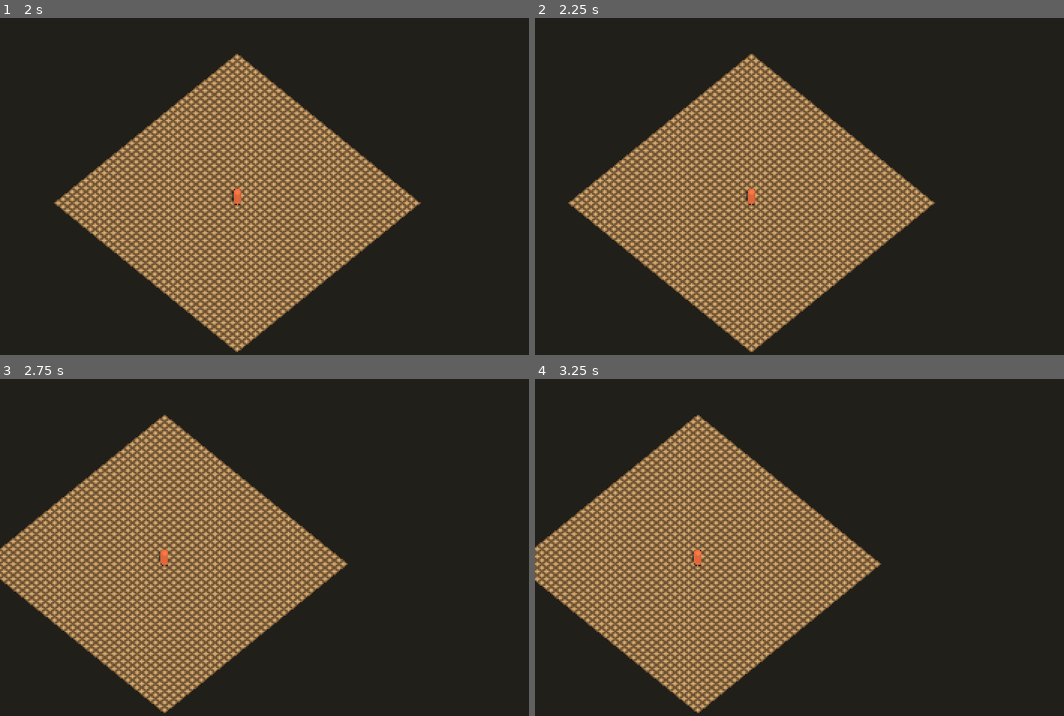
Above: before the commit, frames 1-4 (two rows, left to right).
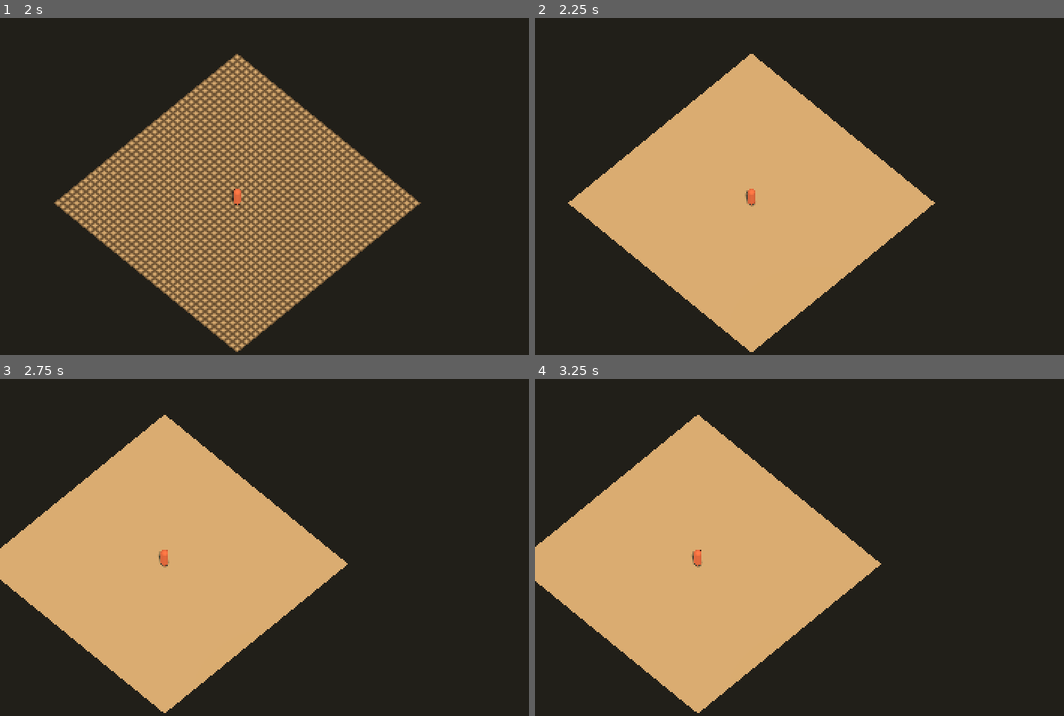
Above: after the commit, the same moments.

Repository: jaredbahr/foolskitchen
Game: Godot game, scene res://src/world/main.tscn
Two runs of this game, one before a commit and one after it. Both use one fixed random seed, a clock stepped at 60 frames per second and the inputs below.
Inputs (mouse positions are in pixels of both pictures, inside the frame that each line leads up to):
- Up to frame 1 (2 s): tap Enter at 0.5 s; move the mouse to (433, 169) at 0.52 s; hold D 0.53-1.25 s; tap Q at 0.6 s; click (433, 169) at 0.67 s; drag from (179, 203) to (269, 253) at 1.27 s
- Up to frame 2 (2.25 s): tap Space at 2 s; move the mouse to (894, 112) at 2.02 s; hold D from 2.03 s (still down); tap G at 2.1 s
- Up to frame 3 (2.75 s): keep holding D
- Up to frame 4 (3.25 s): release D at 2.75 s; drag from (804, 614) to (656, 496) at 2.77 s

Frame 1 is identical in both runs. In frame 2, 25% of the frame differs, in the area x 6-76%, y 10-100%; in frame 3, 24%; in frame 4, 24%.

Commit message:
Bind grid controls to each scene floor material

Diff:
--- a/src/world/camera_rig.gd
+++ b/src/world/camera_rig.gd
@@ -29,8 +29,16 @@
 @export_range(0.1, 30.0, 0.1) var rotation_response: float = 10.0
 
 @export_group("Test floor")
-## The floor and rig share this scene-local material, without cross-node paths.
-@export var grid_material: ShaderMaterial
+## The containing scene supplies its actual floor node. Exporting the material
+## itself would duplicate a scene-local Resource across the rig scene boundary.
+@export var grid_floor: MeshInstance3D
+
+## Always use the material rendered by this floor instance, never a copied one.
+var grid_material: ShaderMaterial:
+	get:
+		if not is_instance_valid(grid_floor):
+			return null
+		return grid_floor.material_override as ShaderMaterial
 
 var grid_visible: bool = true
 var _camera: Camera3D
@@ -194,5 +202,6 @@
 
 
 func _apply_grid() -> void:
-	if grid_material != null:
-		grid_material.set_shader_parameter("grid_visible", grid_visible)
+	var material: ShaderMaterial = grid_material
+	if material != null:
+		material.set_shader_parameter("grid_visible", grid_visible)
--- a/src/world/main.tscn
+++ b/src/world/main.tscn
@@ -48,5 +48,5 @@
 position = Vector3(0, 0.875, 0)
 mesh = SubResource("CapsuleMesh_reference")
 
-[node name="CameraRig" parent="." instance=ExtResource("1_camera")]
-grid_material = SubResource("ShaderMaterial_grid")
+[node name="CameraRig" parent="." node_paths=PackedStringArray("grid_floor") instance=ExtResource("1_camera")]
+grid_floor = NodePath("../TestFloor")
--- a/tests/world/test_camera_rig.gd
+++ b/tests/world/test_camera_rig.gd
@@ -1,5 +1,5 @@
 extends TestCase
-## Source-level camera behavior checks; visual feel still requires a playtest.
+## Camera behavior checks; visual feel still requires a playtest.
 
 const RigScene: PackedScene = preload("res://src/world/camera_rig.tscn")
 const MainScene: PackedScene = preload("res://src/world/main.tscn")
@@ -125,7 +125,36 @@
 	assert_false(rig.grid_visible)
 	assert_eq(rig.grid_material.get_shader_parameter("grid_visible"), false)
 	var floor: MeshInstance3D = main.get_node("TestFloor") as MeshInstance3D
+	assert_true(rig.grid_floor == floor, "the exported node binds to the containing scene's floor")
 	assert_true(floor.material_override == rig.grid_material)
+	var material: ShaderMaterial = floor.material_override as ShaderMaterial
+	assert_eq(material.get_shader_parameter("grid_visible"), false, "G changes the material actually rendered by the floor")
+
+
+func test_grid_material_is_shared_within_each_main_and_isolated_between_mains() -> void:
+	var first: Node3D = MainScene.instantiate() as Node3D
+	var second: Node3D = MainScene.instantiate() as Node3D
+	_nodes.append(first)
+	_nodes.append(second)
+	var first_rig: CameraRig = first.get_node("CameraRig") as CameraRig
+	var second_rig: CameraRig = second.get_node("CameraRig") as CameraRig
+	var first_floor: MeshInstance3D = first.get_node("TestFloor") as MeshInstance3D
+	var second_floor: MeshInstance3D = second.get_node("TestFloor") as MeshInstance3D
+	first_rig.reset_view()
+	second_rig.reset_view()
+	assert_true(first_rig.grid_floor == first_floor)
+	assert_true(second_rig.grid_floor == second_floor)
+	assert_true(first_rig.grid_material == first_floor.material_override)
+	assert_true(second_rig.grid_material == second_floor.material_override)
+	assert_true(first_floor.material_override != second_floor.material_override,
+		"each main instance retains its own scene-local material")
+	first_rig.toggle_grid()
+	var first_material: ShaderMaterial = first_floor.material_override as ShaderMaterial
+	var second_material: ShaderMaterial = second_floor.material_override as ShaderMaterial
+	assert_eq(first_material.get_shader_parameter("grid_visible"), false)
+	assert_eq(second_material.get_shader_parameter("grid_visible"), true,
+		"toggling one scene cannot change another scene's grid")
+	assert_true(second_rig.grid_visible)
 
 
 func test_default_scene_has_20_metre_floor_and_1_75_metre_reference() -> void:
